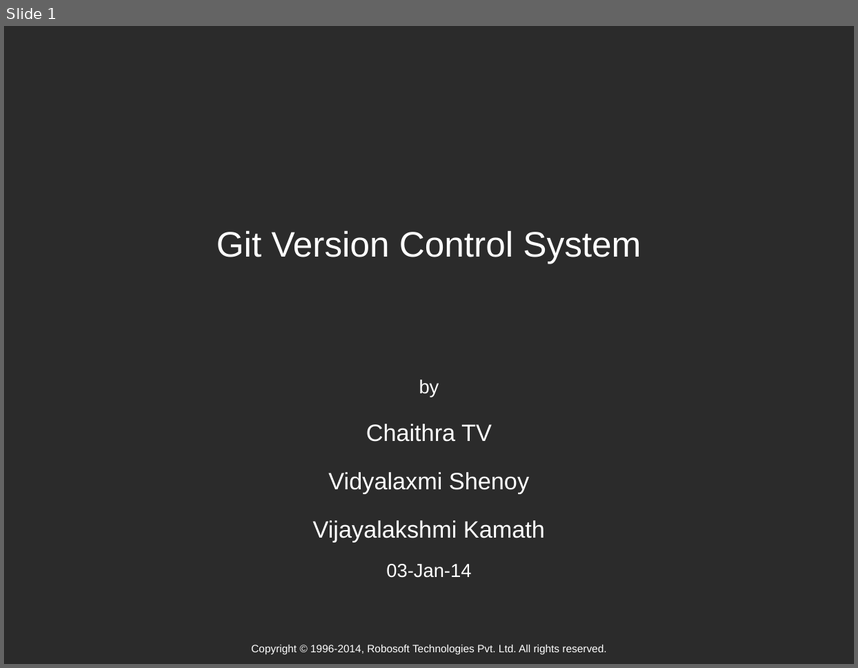
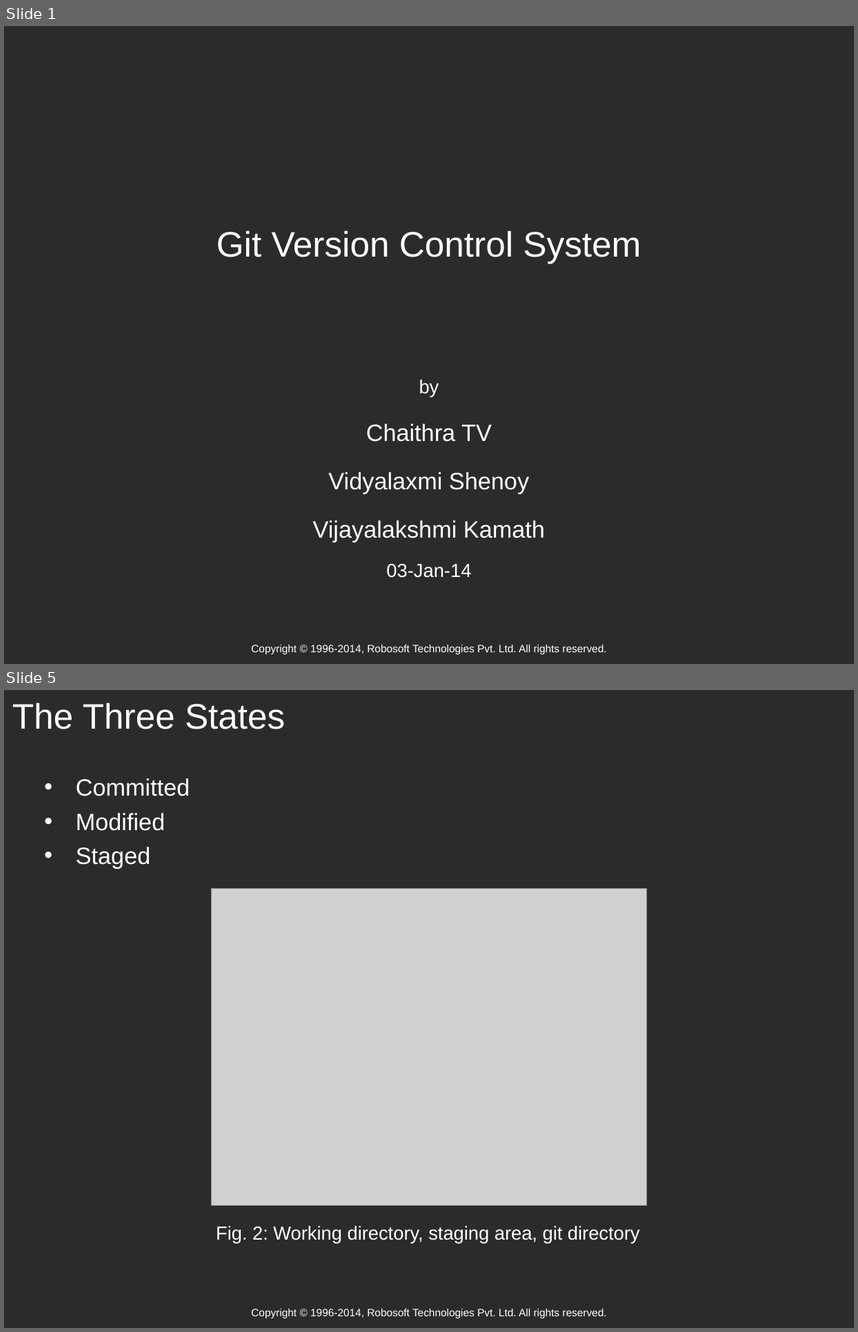
Before and after one commit to testrepository/GithubPresentationTest, a slide deck: Subject (Limited).ppt. Shown one above the other, each under a label of ours: slide 1 before the commit, slides 1 and 5 after it; the slides between them are not shown. The pictures are 858x668 and 858x1332 pixels, drawn with LibreOffice and Linux fonts; fonts in the diff are those of the drawing; grey boxes stand for pictures; background and template pictures are left out; a plain dark background stands for a picture behind light text. Boxes give left, top, right and bottom in pixels: in the first picture for what was removed or moved away, otherwise in the second. Text is boxed around its words. In the diff, an @@ line names an element or a change of style, - is before the commit and + after.

Commit message:
Added slides 5-8

```diff
--- a/Subject (Limited).ppt
+++ b/Subject (Limited).ppt
@@ slide 5 added at (x1=4, y1=690, x2=854, y2=1328), background picture (left out); not listed: 1 template element that a slide beside it also shows @@
@@ title added at (x1=12, y1=703, x2=285, y2=729), 30 pt, text #FFFFFF @@
+The Three States
@@ text added at (x1=76, y1=778, x2=190, y2=869), 20 pt, text #FFFFFF @@
+• Committed
+• Modified
+• Staged
@@ picture added at (x1=212, y1=889, x2=646, y2=1206) @@
@@ text added at (x1=216, y1=1225, x2=640, y2=1243), 16 pt, text #FFFFFF @@
+Fig. 2: Working directory, staging area, git directory
```
Also in this commit, not shown: 3 other slides added, 1 other file.
